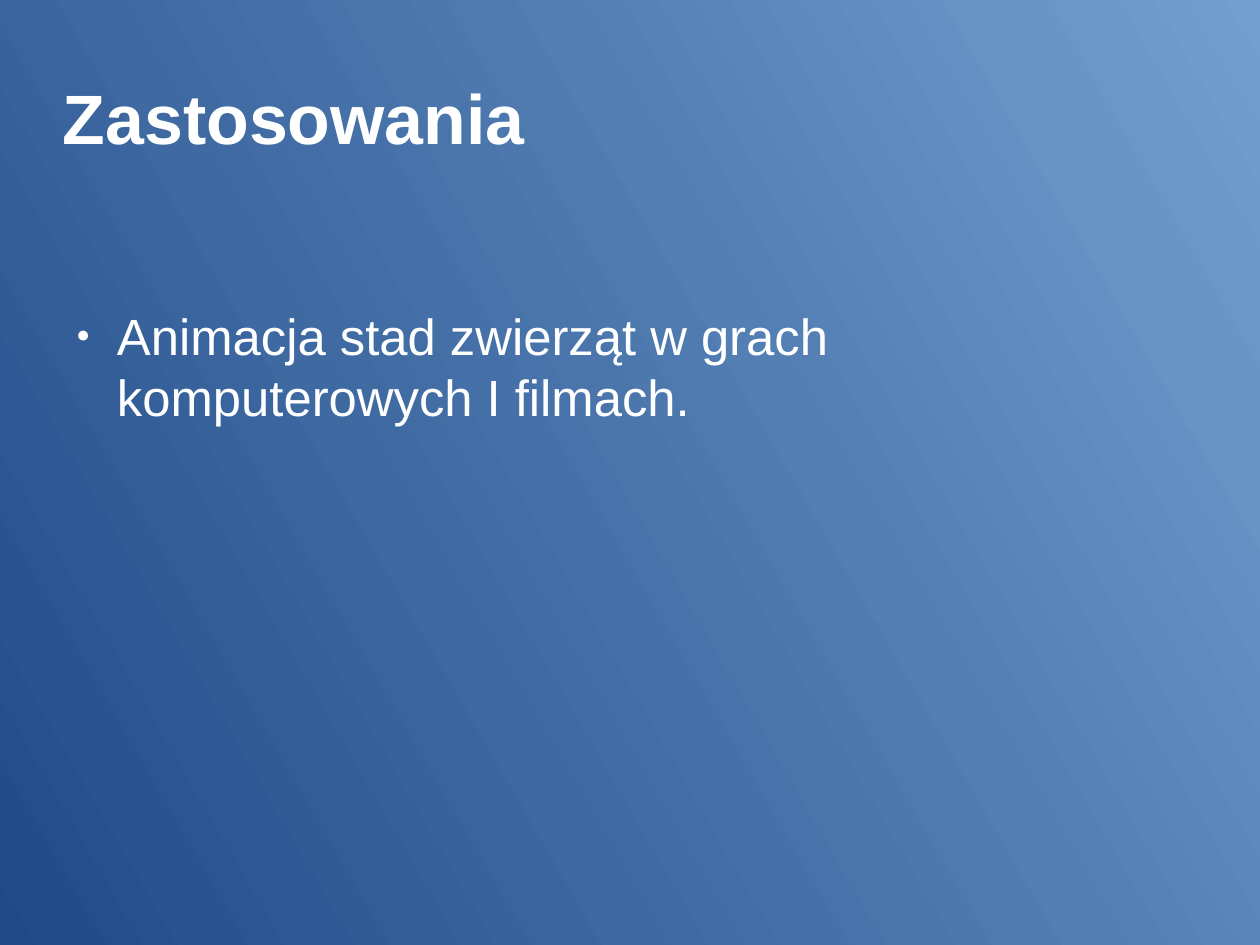
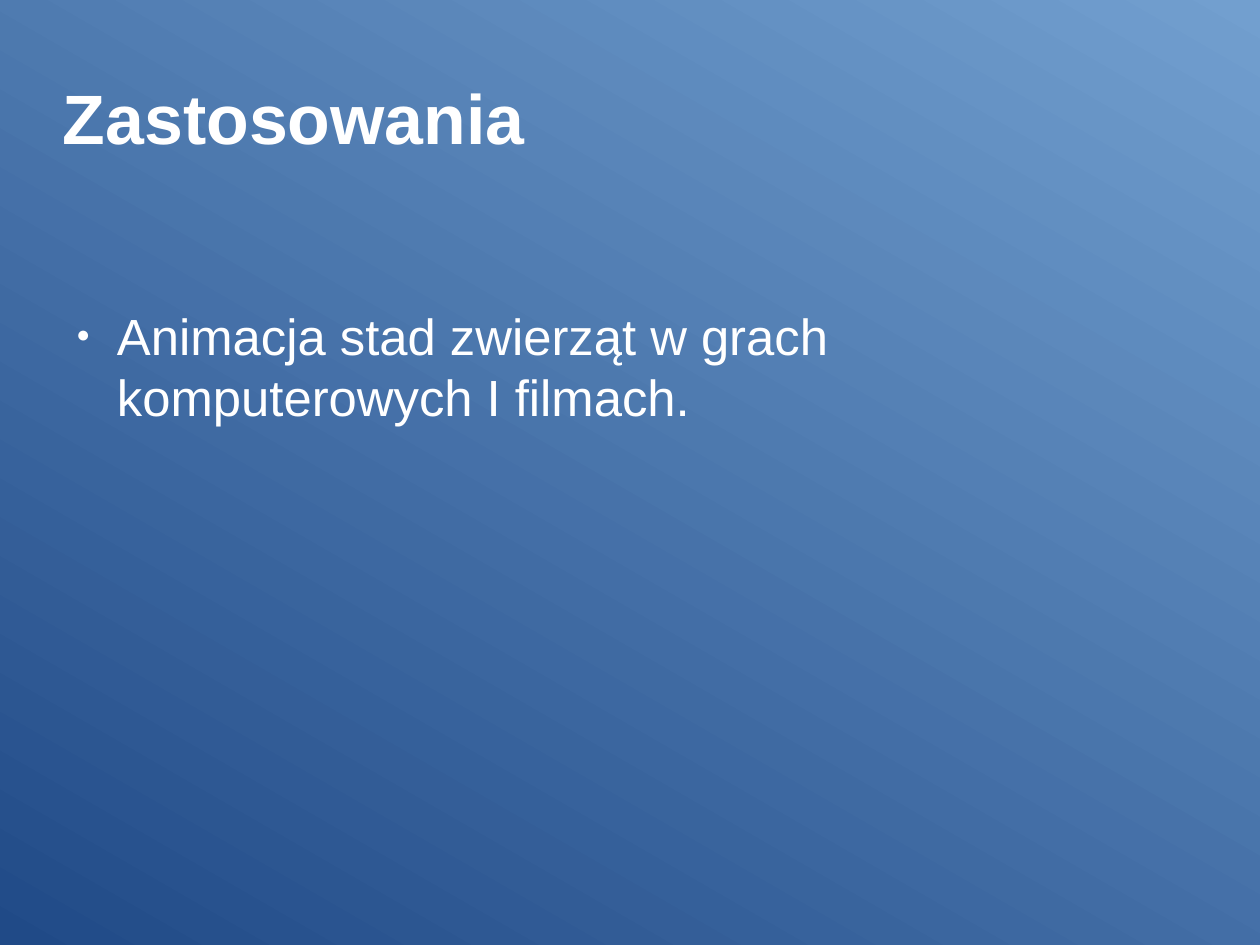
Before and after one commit to janwojcik5/HerdSimulation, a slide deck: slide 4 of Prezentacja.odp. Drawn at 1260x945 pixels with LibreOffice and Linux fonts; fonts in the diff are those of the drawing. Boxes give left, top, right and bottom in pixels: in the first picture for what was removed or moved away, otherwise in the second. Text is boxed around its words. In the diff, an @@ line names an element or a change of style, - is before the commit and + after.

```diff
--- a/Prezentacja.odp
+++ b/Prezentacja.odp
@@ background gradient #729FCF to #709DCE to #6F9CCC to #6D9ACB to #6B98C9 to #6A97C8 to gradient #204A87 to #729FCF @@
```
Also in this commit, not shown: 12 other slides changed, 5 other files.
